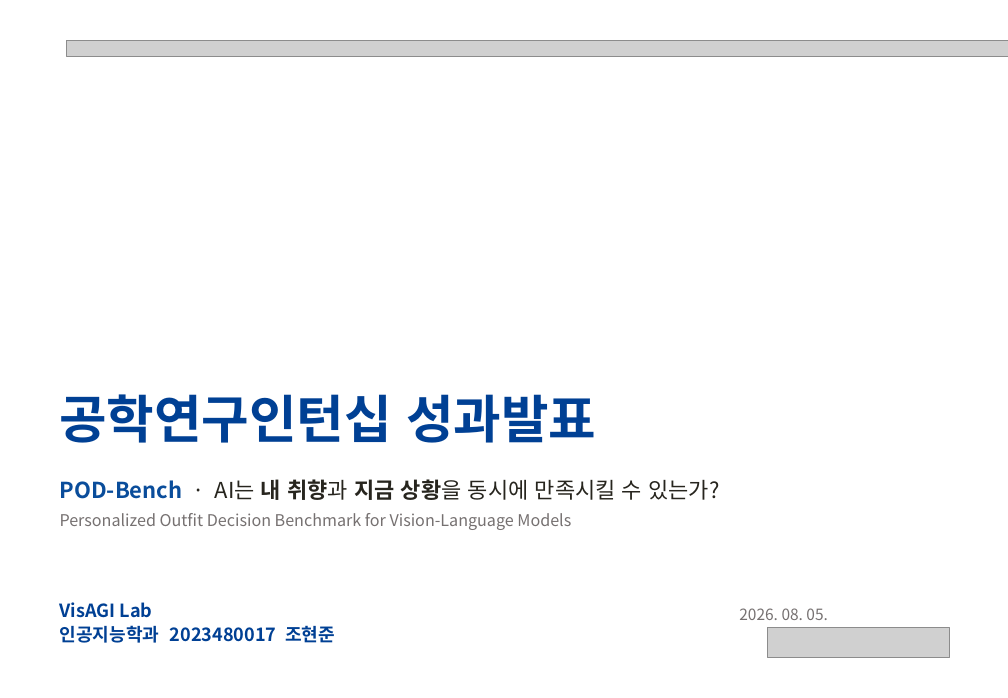
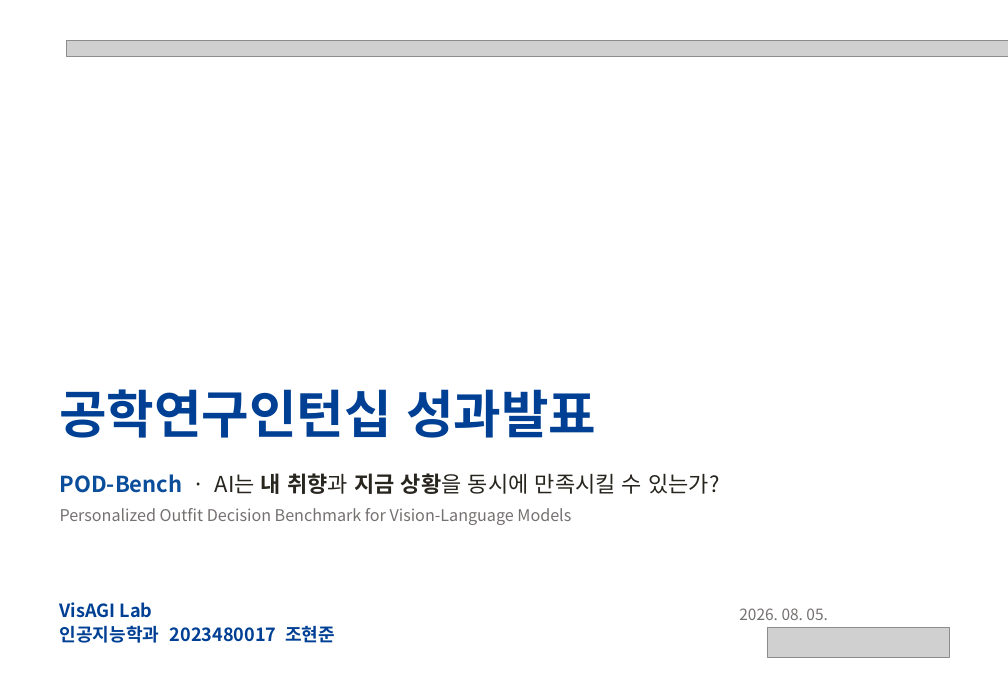
Before and after one commit to hjhj6411/tpo, a slide deck: slide 1 of presentation/POD-Bench_성과발표.pptx. Drawn at 1008x698 pixels with LibreOffice and Linux fonts; fonts in the diff are those of the drawing; grey boxes stand for pictures. Boxes give left, top, right and bottom in pixels: in the first picture for what was removed or moved away, otherwise in the second. Text is boxed around its words. In the diff, an @@ line names an element or a change of style, - is before the commit and + after.

```diff
--- a/presentation/POD-Bench_성과발표.pptx
+++ b/presentation/POD-Bench_성과발표.pptx
@@ text "공학연구인턴십 성과발표": place and size @@
-text "공학연구인턴십 성과발표" at <box>60,394,596,443</box>
+text "공학연구인턴십 성과발표" at <box>60,389,596,438</box>
@@ text "POD-Bench · AI는 내 취향과 ...": place and size @@
-text "POD-Bench · AI는 내 취향과 ..." at <box>60,479,719,530</box>
+text "POD-Bench · AI는 내 취향과 ..." at <box>60,473,719,525</box>
```
Also in this commit, not shown: 7 other slides changed, 8 slides added, 3 slides removed, 5 other files.
